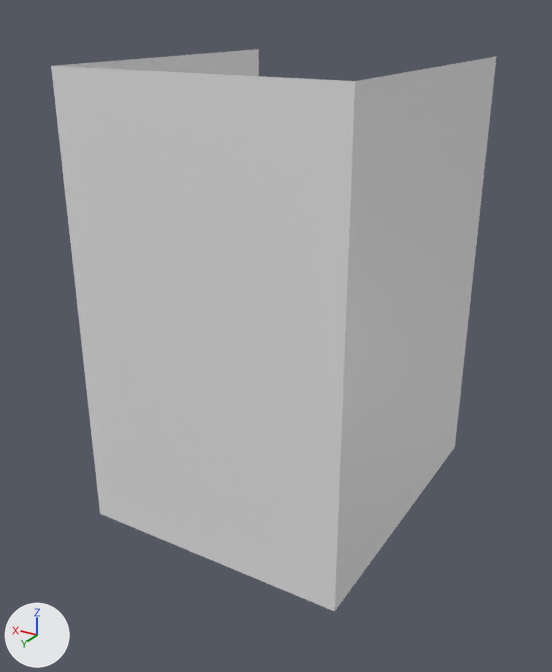
Renders of the glTF model ewu_oct_2023_gamejam/res/models/MainRoomModel.glb from each side of a commit.
One viewpoint serves both versions: a camera (50 mm lens) standing at (-25.4, 89.6, 55.0) and looking at (16.3, 20.2, 20.3). Lighting does not change. The marker at lower left points along +X, +Y and +Z. Vertices at the same position are counted once.
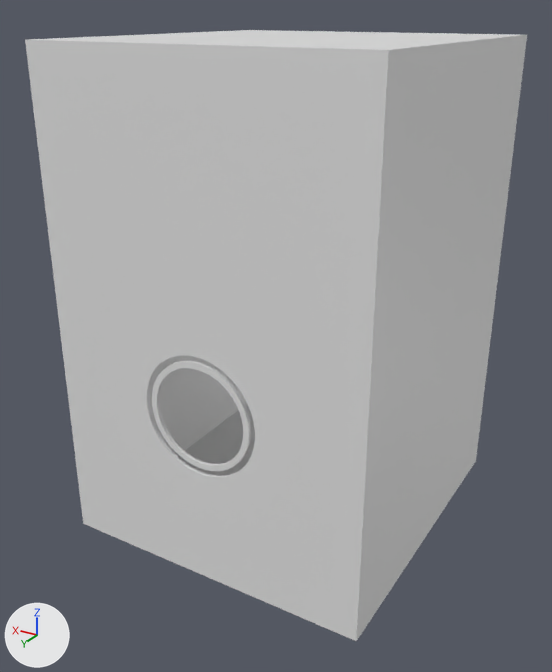
What the commit changed:
me_cube is used by ob_cube; location (0.0, 0.0, 0.0).
me_cube had 8 vertices, 8 faces and spanned x 0.0..31.0, y 0.0..36.0, z 0.0..50.0.
me_cube now has 404 vertices, 800 faces and spans x -2.6..33.6, y -1.6..36.3, z -2.2..52.2.
me_cube part 1: a new loose piece of 259 vertices spanning x 9.6..21.4, y 36.0..36.3, z 11.6..23.5, in mat_material (white #e7e7e7).
Part 2, on me_cube:
2 faces are deleted.
137 vertices are added at x -2.6..33.6, y -1.6..36.3, z -2.2..52.2.
276 new faces join them.

What differs and where, as boxes (x1, y1, x2, y2) in the pictures (552 x 672 px):
'Cube', reshaped (13% wider, 9% taller)
    before: (51, 49, 497, 611)
    after: (25, 30, 527, 641)
part 1 of me_cube, added
    after: (152, 361, 251, 471)
part 2 of me_cube, built on
    before: (51, 66, 355, 611)
    after: (25, 30, 527, 641)
